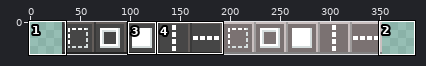
File history of a sprite sheet, assets/textures/ui/buttons.png. The picture above shows the old version from afar; the outline marks the close-up.
Close-up. First the earlier version:
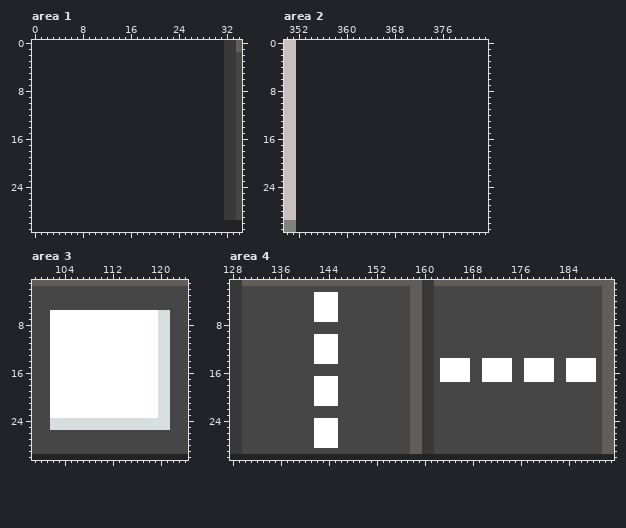
The file is 320x32 pixels. Shown: area 1: x 0..34, y 0..31; area 2: x 350..383, y 0..31; area 3: x 99..124, y 1..30; area 4: x 128..191, y 1..30. The old version is drawn lined up with the new one, on the new canvas. The commit also changed other parts of the picture, which this record leaves out.
Once edited:
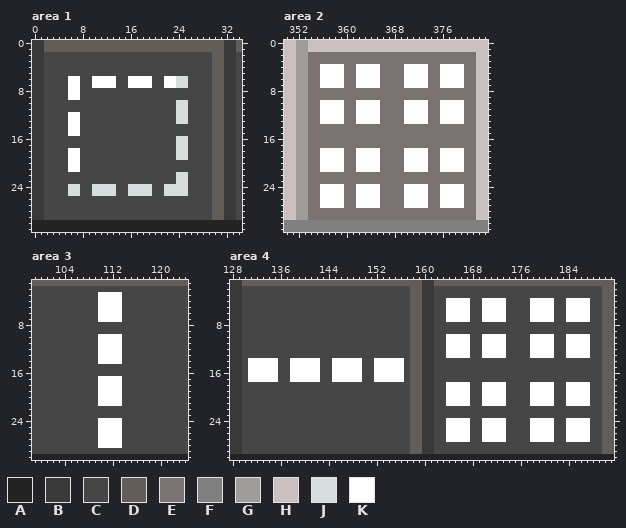
Palette (. is transparent): A #232323  B #393939  C #464646  D #635d5a  E #7b7272  F #808080  G #9e9b9b  H #cac0c0  J #d6dede  K #ffffff
What changed:
canvas 320x32 -> 384x32, the old top-left corner now at 32,0
Changed rows in their new state; - is an unchanged pixel.
Area 1:
first column x 0:
 0 BBDDDDDDDDDDDDDDDDDDDDDDDDDDDDDD
 1 BBDDDDDDDDDDDDDDDDDDDDDDDDDDDDDD
 2 BBCCCCCCCCCCCCCCCCCCCCCCCCCCCCDD
 3 BBCCCCCCCCCCCCCCCCCCCCCCCCCCCCDD
 4 BBCCCCCCCCCCCCCCCCCCCCCCCCCCCCDD
 5 BBCCCCCCCCCCCCCCCCCCCCCCCCCCCCDD
 6 BBCCCCKKCCKKKKCCKKKKCCKKJJCCCCDD
 7 BBCCCCKKCCKKKKCCKKKKCCKKJJCCCCDD
 8 BBCCCCKKCCCCCCCCCCCCCCCCCCCCCCDD
 9 BBCCCCKKCCCCCCCCCCCCCCCCCCCCCCDD
10 BBCCCCCCCCCCCCCCCCCCCCCCJJCCCCDD
11 BBCCCCCCCCCCCCCCCCCCCCCCJJCCCCDD
12 BBCCCCKKCCCCCCCCCCCCCCCCJJCCCCDD
13 BBCCCCKKCCCCCCCCCCCCCCCCJJCCCCDD
14 BBCCCCKKCCCCCCCCCCCCCCCCCCCCCCDD
15 BBCCCCKKCCCCCCCCCCCCCCCCCCCCCCDD
16 BBCCCCCCCCCCCCCCCCCCCCCCJJCCCCDD
17 BBCCCCCCCCCCCCCCCCCCCCCCJJCCCCDD
18 BBCCCCKKCCCCCCCCCCCCCCCCJJCCCCDD
19 BBCCCCKKCCCCCCCCCCCCCCCCJJCCCCDD
20 BBCCCCKKCCCCCCCCCCCCCCCCCCCCCCDD
21 BBCCCCKKCCCCCCCCCCCCCCCCCCCCCCDD
22 BBCCCCCCCCCCCCCCCCCCCCCCJJCCCCDD
23 BBCCCCCCCCCCCCCCCCCCCCCCJJCCCCDD
24 BBCCCCJJCCJJJJCCJJJJCCJJJJCCCCDD
25 BBCCCCJJCCJJJJCCJJJJCCJJJJCCCCDD
26 BBCCCCCCCCCCCCCCCCCCCCCCCCCCCCDD
27 BBCCCCCCCCCCCCCCCCCCCCCCCCCCCCDD
28 BBCCCCCCCCCCCCCCCCCCCCCCCCCCCCDD
29 BBCCCCCCCCCCCCCCCCCCCCCCCCCCCCDD
30 AAAAAAAAAAAAAAAAAAAAAAAAAAAAAAAA
31 AAAAAAAAAAAAAAAAAAAAAAAAAAAAAAAA
Area 2:
first column x 352:
 0 GGHHHHHHHHHHHHHHHHHHHHHHHHHHHHHH
 1 GGHHHHHHHHHHHHHHHHHHHHHHHHHHHHHH
 2 GGEEEEEEEEEEEEEEEEEEEEEEEEEEEEHH
 3 GGEEEEEEEEEEEEEEEEEEEEEEEEEEEEHH
 4 GGEEKKKKEEKKKKEEEEKKKKEEKKKKEEHH
 5 GGEEKKKKEEKKKKEEEEKKKKEEKKKKEEHH
 6 GGEEKKKKEEKKKKEEEEKKKKEEKKKKEEHH
 7 GGEEKKKKEEKKKKEEEEKKKKEEKKKKEEHH
 8 GGEEEEEEEEEEEEEEEEEEEEEEEEEEEEHH
 9 GGEEEEEEEEEEEEEEEEEEEEEEEEEEEEHH
10 GGEEKKKKEEKKKKEEEEKKKKEEKKKKEEHH
11 GGEEKKKKEEKKKKEEEEKKKKEEKKKKEEHH
12 GGEEKKKKEEKKKKEEEEKKKKEEKKKKEEHH
13 GGEEKKKKEEKKKKEEEEKKKKEEKKKKEEHH
14 GGEEEEEEEEEEEEEEEEEEEEEEEEEEEEHH
15 GGEEEEEEEEEEEEEEEEEEEEEEEEEEEEHH
16 GGEEEEEEEEEEEEEEEEEEEEEEEEEEEEHH
17 GGEEEEEEEEEEEEEEEEEEEEEEEEEEEEHH
18 GGEEKKKKEEKKKKEEEEKKKKEEKKKKEEHH
19 GGEEKKKKEEKKKKEEEEKKKKEEKKKKEEHH
20 GGEEKKKKEEKKKKEEEEKKKKEEKKKKEEHH
21 GGEEKKKKEEKKKKEEEEKKKKEEKKKKEEHH
22 GGEEEEEEEEEEEEEEEEEEEEEEEEEEEEHH
23 GGEEEEEEEEEEEEEEEEEEEEEEEEEEEEHH
24 GGEEKKKKEEKKKKEEEEKKKKEEKKKKEEHH
25 GGEEKKKKEEKKKKEEEEKKKKEEKKKKEEHH
26 GGEEKKKKEEKKKKEEEEKKKKEEKKKKEEHH
27 GGEEKKKKEEKKKKEEEEKKKKEEKKKKEEHH
28 GGEEEEEEEEEEEEEEEEEEEEEEEEEEEEHH
29 GGEEEEEEEEEEEEEEEEEEEEEEEEEEEEHH
30 FFFFFFFFFFFFFFFFFFFFFFFFFFFFFFFF
31 FFFFFFFFFFFFFFFFFFFFFFFFFFFFFFFF
Area 3:
first column x 102:
 3 --------KKKK--------
 4 --------KKKK--------
 5 --------KKKK--------
 6 CCCCCCCC----CCCCCCCC
 7 CCCCCCCC----CCCCCCCC
 8 CCCCCCCCCCCCCCCCCCCC
 9 CCCCCCCCCCCCCCCCCCCC
10 CCCCCCCC----CCCCCCCC
11 CCCCCCCC----CCCCCCCC
12 CCCCCCCC----CCCCCCCC
13 CCCCCCCC----CCCCCCCC
14 CCCCCCCC----CCCCCCCC
15 CCCCCCCCCCCCCCCCCCCC
16 CCCCCCCCCCCCCCCCCCCC
17 CCCCCCCC----CCCCCCCC
18 CCCCCCCC----CCCCCCCC
19 CCCCCCCC----CCCCCCCC
20 CCCCCCCC----CCCCCCCC
21 CCCCCCCC----CCCCCCCC
22 CCCCCCCCCCCCCCCCCCCC
23 CCCCCCCCCCCCCCCCCCCC
24 CCCCCCCCKKKKCCCCCCCC
25 CCCCCCCCKKKKCCCCCCCC
26 --------KKKK--------
27 --------KKKK--------
28 --------KKKK--------
Area 4:
first column x 131:
 3 -----------CCCC-------------------------------------------
 4 -----------CCCC------------------KKKK--KKKK----KKKK--KKKK-
 5 -----------CCCC------------------KKKK--KKKK----KKKK--KKKK-
 6 -----------CCCC------------------KKKK--KKKK----KKKK--KKKK-
 7 -----------CCCC------------------KKKK--KKKK----KKKK--KKKK-
10 -----------CCCC------------------KKKK--KKKK----KKKK--KKKK-
11 -----------CCCC------------------KKKK--KKKK----KKKK--KKKK-
12 -----------CCCC------------------KKKK--KKKK----KKKK--KKKK-
13 -----------CCCC------------------KKKK--KKKK----KKKK--KKKK-
14 KKKKK--KKKK-CC-KKKK--KKKKK------CCCCC--CCCCC--CCCCC--CCCCC
15 KKKKK--KKKKK--KKKKK--KKKKK------CCCCC--CCCCC--CCCCC--CCCCC
16 KKKKK--KKKKK--KKKKK--KKKKK------CCCCC--CCCCC--CCCCC--CCCCC
17 KKKKK--KKKK-CC-KKKK--KKKKK------CCCCC--CCCCC--CCCCC--CCCCC
18 -----------CCCC------------------KKKK--KKKK----KKKK--KKKK-
19 -----------CCCC------------------KKKK--KKKK----KKKK--KKKK-
20 -----------CCCC------------------KKKK--KKKK----KKKK--KKKK-
21 -----------CCCC------------------KKKK--KKKK----KKKK--KKKK-
24 -----------CCCC------------------KKKK--KKKK----KKKK--KKKK-
25 -----------CCCC------------------KKKK--KKKK----KKKK--KKKK-
26 -----------CCCC------------------KKKK--KKKK----KKKK--KKKK-
27 -----------CCCC------------------KKKK--KKKK----KKKK--KKKK-
28 -----------CCCC-------------------------------------------
Changed places in both close-ups, as pixel boxes (x1, y1, x2, y2):
added: (32, 40, 224, 232)
added: (296, 40, 488, 232)
changed: (50, 292, 170, 448)
changed: (248, 292, 404, 448)
changed: (440, 298, 596, 442)
